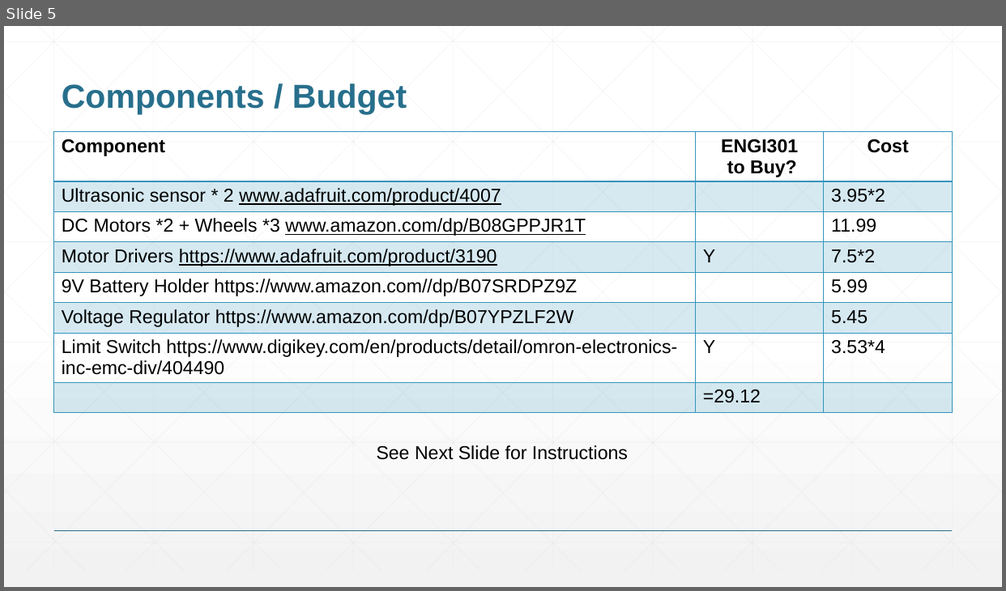
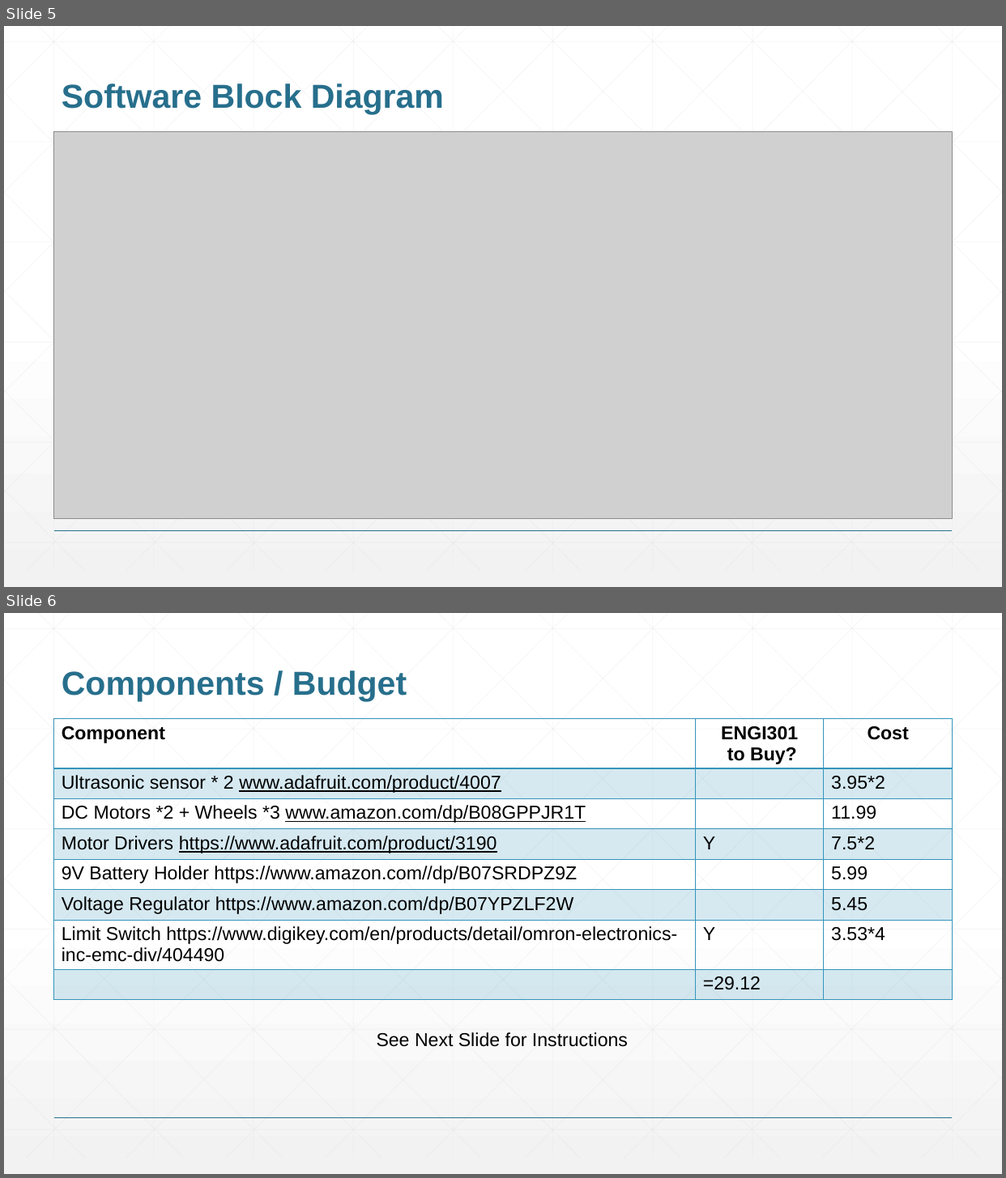
Before and after one commit to lulushih2/ENGI301, a slide deck: project_01/shih_ENGI301_project_01_proposal.pptx. Shown one above the other, each under a label of ours: slide 5 before the commit, slides 5 and 6 after it. The pictures are 1006x591 and 1006x1178 pixels, drawn with LibreOffice and Linux fonts; fonts in the diff are those of the drawing; grey boxes stand for pictures. Boxes give left, top, right and bottom in pixels: in the first picture for what was removed or moved away, otherwise in the second. Text is boxed around its words. In the diff, an @@ line names an element or a change of style, - is before the commit and + after.

Commit message:
Update shih_ENGI301_project_01_proposal.pptx
Updated software block diagram to match with new trail

```diff
--- a/project_01/shih_ENGI301_project_01_proposal.pptx
+++ b/project_01/shih_ENGI301_project_01_proposal.pptx
@@ slide 5 added at (4, 26, 1002, 587), background gradient #FFFFFF to #F2F2F2; not listed: 47 template elements that a slide beside it also shows @@
@@ title added at (62, 84, 444, 115), 32 pt, text #276F8B, bold @@
+Software Block Diagram
@@ picture added at (54, 132, 953, 519) @@
@@ what was slide 5 is now slide 6 @@
```
